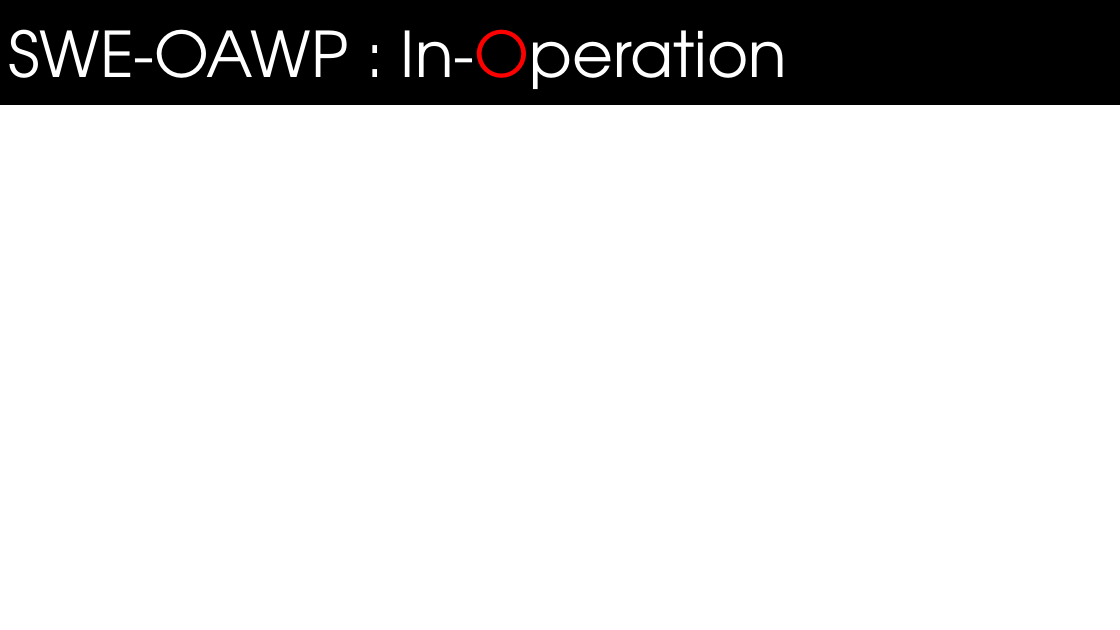
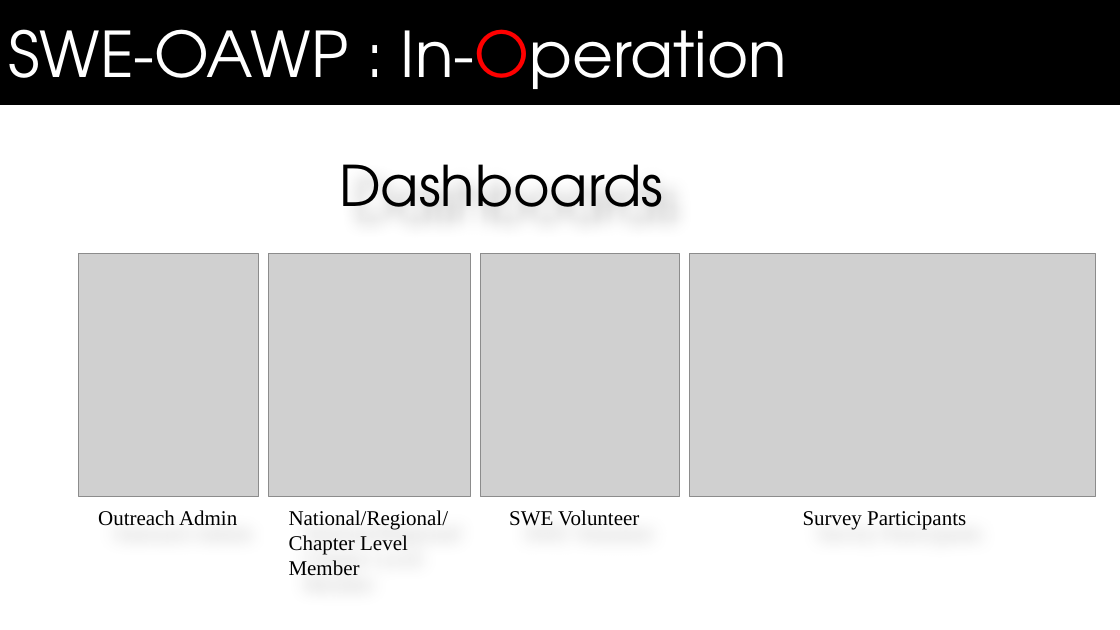
Before and after one commit to bhavyabatra/SWEN_Dynamo, a slide deck: slide 22 of Documentation/Master's Defense Presentation.pptx. Drawn at 1120x630 pixels with LibreOffice and Linux fonts; fonts in the diff are those of the drawing; grey boxes stand for pictures; background and template pictures are left out. Boxes give left, top, right and bottom in pixels: in the first picture for what was removed or moved away, otherwise in the second. Text is boxed around its words. In the diff, an @@ line names an element or a change of style, - is before the commit and + after.

```diff
--- a/Documentation/Master's Defense Presentation.pptx
+++ b/Documentation/Master's Defense Presentation.pptx
@@ text added at <box>339,164,663,207</box>, 48 pt, text #000000 @@
+Dashboards
@@ picture added at <box>79,254,260,497</box> @@
@@ picture added at <box>269,254,471,497</box> @@
@@ picture added at <box>480,254,679,497</box> @@
@@ picture added at <box>689,254,1096,497</box> @@
@@ text added at <box>98,510,237,526</box>, 18 pt, text #000000 @@
+Outreach Admin
@@ text added at <box>289,510,449,576</box>, 18 pt, text #000000 @@
+National/Regional/
+Chapter Level
+Member
@@ text added at <box>509,510,639,526</box>, 18 pt, text #000000 @@
+SWE Volunteer
@@ text added at <box>803,511,966,529</box>, 18 pt, text #000000 @@
+Survey Participants
```
Also in this commit, not shown: 2 other slides changed, 4 slides added, 2 slides removed.
